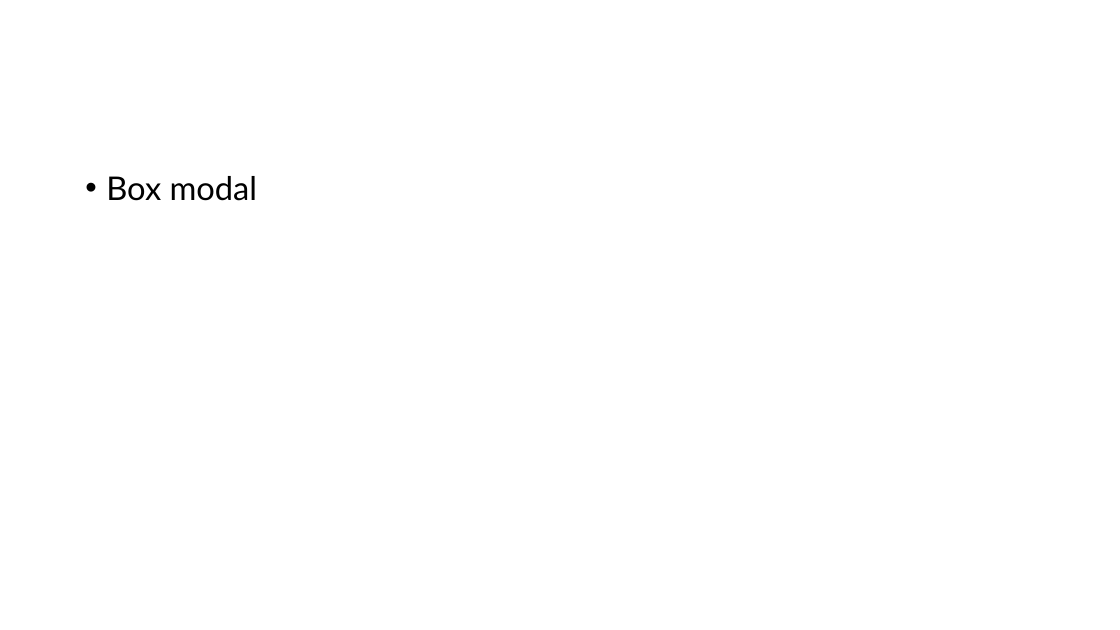
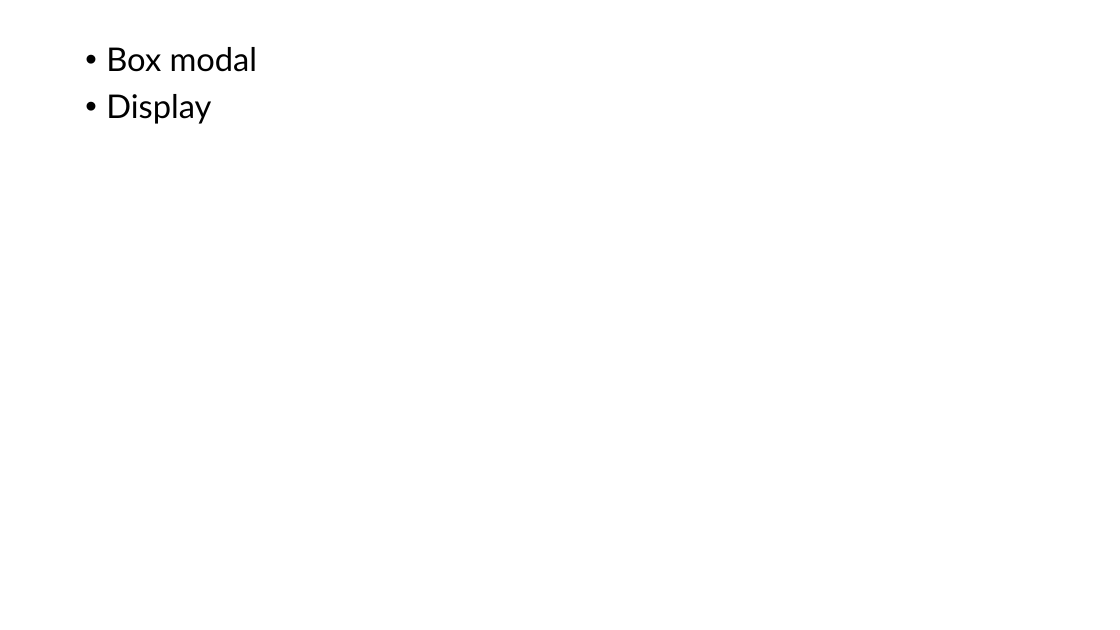
Before and after one commit to PiyushChaturvedii/Batch06, a slide deck: slide 3 of css.pptx. Drawn at 1120x630 pixels with LibreOffice and Linux fonts; fonts in the diff are those of the drawing. Boxes give left, top, right and bottom in pixels: in the first picture for what was removed or moved away, otherwise in the second. Text is boxed around its words. In the diff, an @@ line names an element or a change of style, - is before the commit and + after.

```diff
--- a/css.pptx
+++ b/css.pptx
@@ text "Box modal" moved from (x1=106, y1=176, x2=258, y2=201) to (x1=106, y1=47, x2=258, y2=124) @@
@@ text at (x1=106, y1=94, x2=211, y2=124): paragraph added @@
+• Display
```
Also in this commit, not shown: 5 other files.
